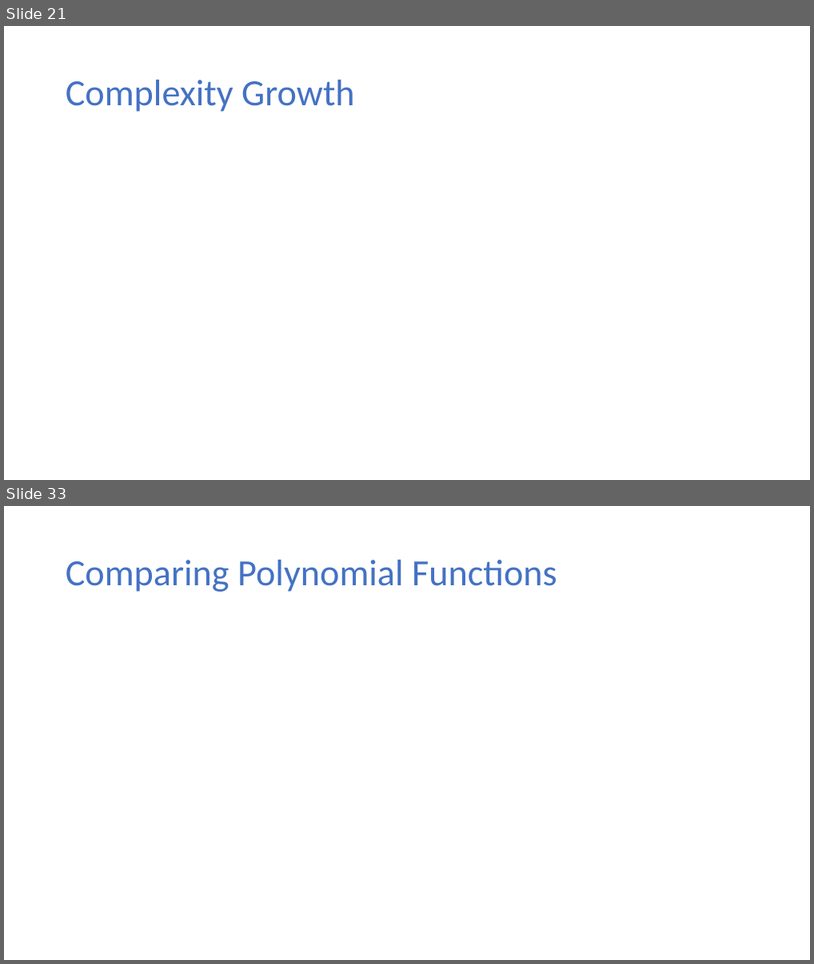
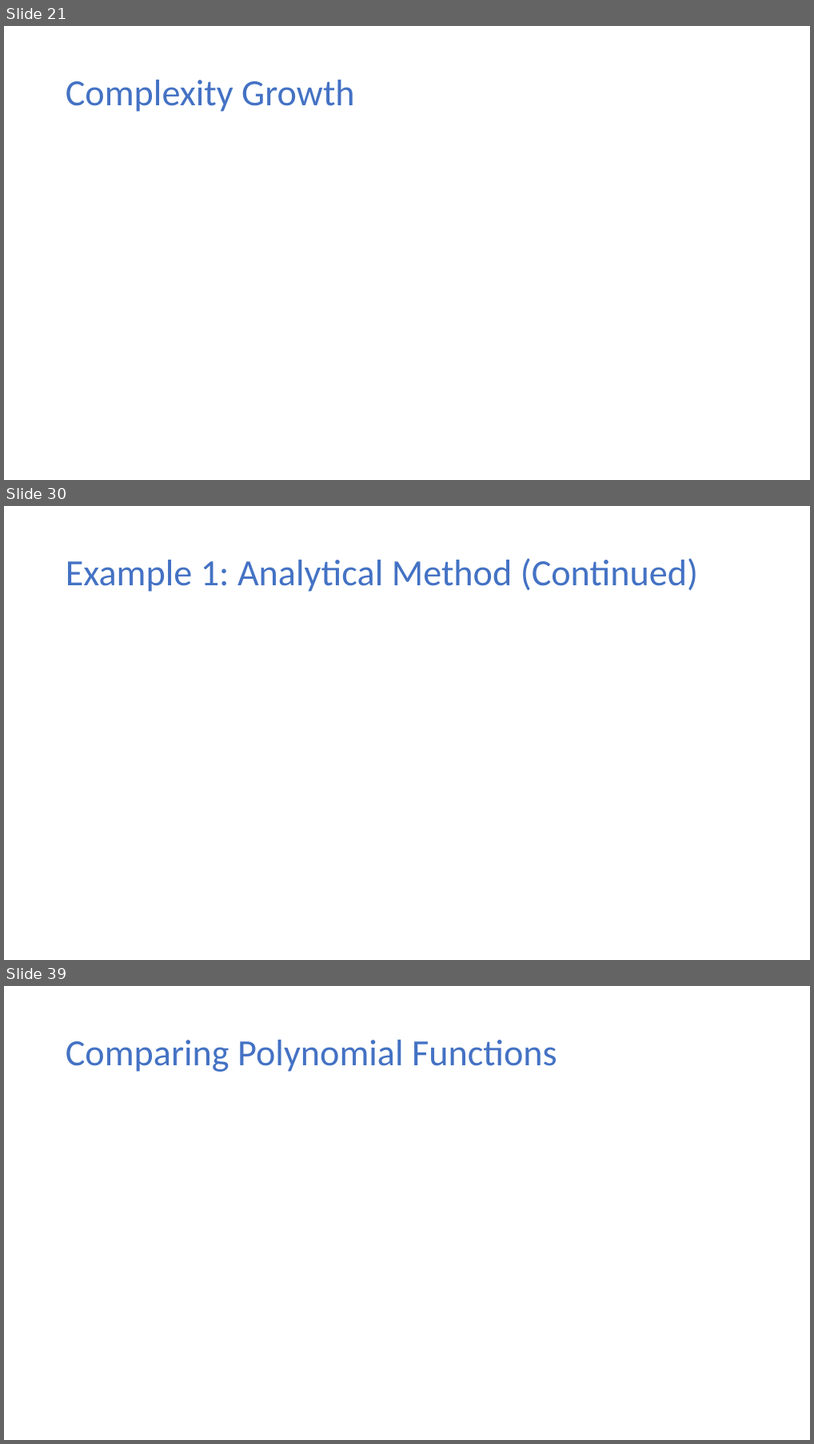
Before and after one commit to ekkapotc/EA2021, a slide deck: Slides/Lecture 1.pptx. Shown one above the other, each under a label of ours: slides 21 and 33 before the commit, slides 21, 30 and 39 after it; the slides between them are not shown. The pictures are 814x964 and 814x1444 pixels, drawn with LibreOffice and Linux fonts; fonts in the diff are those of the drawing; grey boxes stand for pictures. Boxes give left, top, right and bottom in pixels: in the first picture for what was removed or moved away, otherwise in the second. Text is boxed around its words. In the diff, an @@ line names an element or a change of style, - is before the commit and + after.

```diff
--- a/Slides/Lecture 1.pptx
+++ b/Slides/Lecture 1.pptx
@@ slide 30 added at (x1=4, y1=506, x2=810, y2=960), background #FFFFFF @@
@@ title added at (x1=66, y1=558, x2=698, y2=592), 44 pt, text #4472C4 @@
+Example 1: Analytical Method (Continued)
@@ what was slide 33 is now slide 39 @@
```
Also in this commit, not shown: 6 slides changed, 18 other slides added, 7 slides removed, 9 other files.
